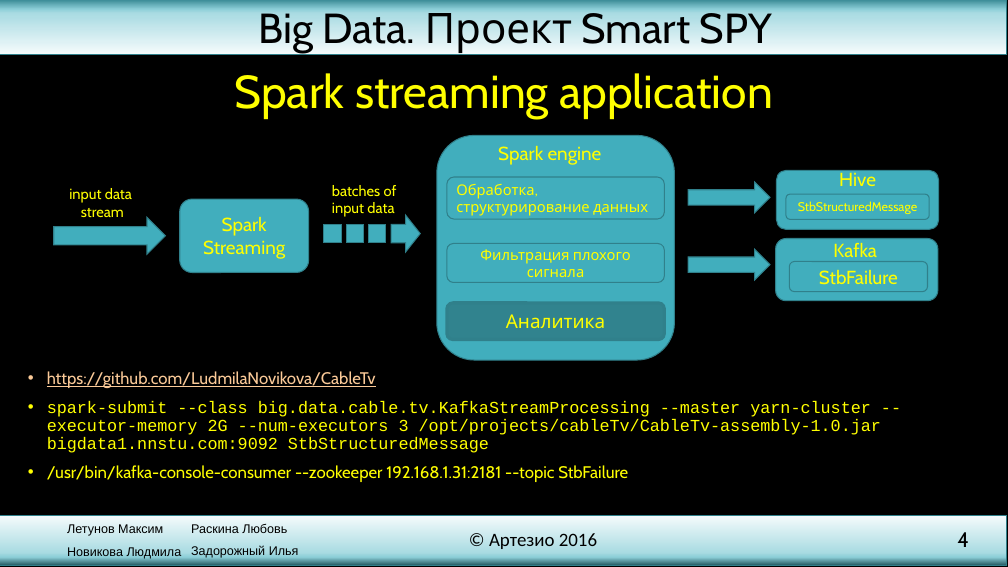
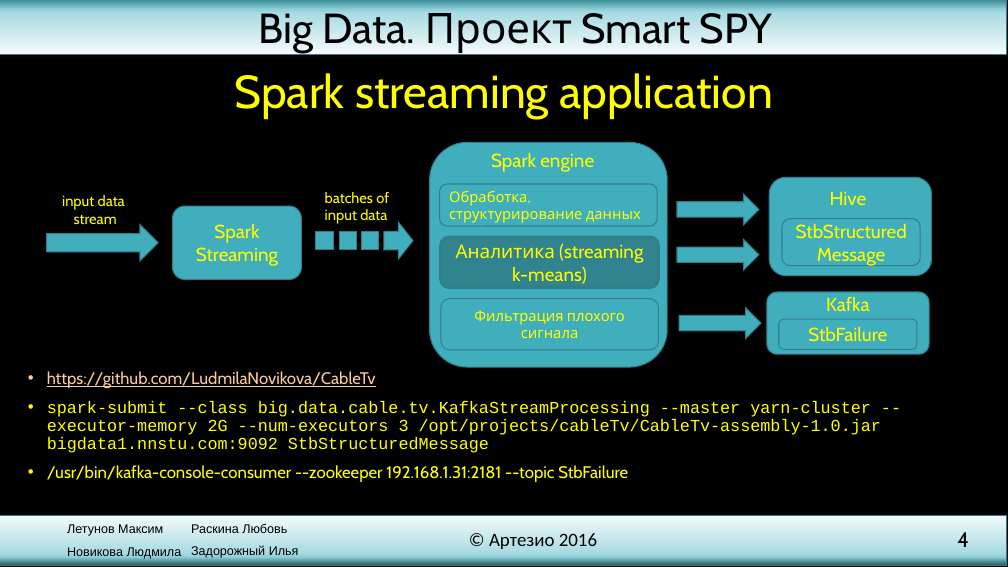
Before and after one commit to SmallDev/TestSmart, a slide deck: slide 4 of presentation.pptx. Drawn at 1008x567 pixels with LibreOffice and Linux fonts; fonts in the diff are those of the drawing; background and template pictures are left out. Boxes give left, top, right and bottom in pixels: in the first picture for what was removed or moved away, otherwise in the second. Text is boxed around its words. In the diff, an @@ line names an element or a change of style, - is before the commit and + after.

```diff
--- a/presentation.pptx
+++ b/presentation.pptx
@@ 3 texts, 2 rounded rectangles, 2 rectangles, 2 right arrows: place and size @@
-3 texts, 2 rounded rectangles, 2 rectangles, 2 right arrows at bbox=[54, 135, 675, 360]
+3 texts, 2 rounded rectangles, 2 rectangles, 2 right arrows at bbox=[47, 142, 667, 367]
@@ rounded rectangle: place and size @@
-rounded rectangle at bbox=[777, 170, 939, 229]
+rounded rectangle at bbox=[770, 178, 932, 276]
@@ rounded rectangle "Spark Streaming": place and size @@
-rounded rectangle "Spark Streaming" at bbox=[180, 199, 309, 272]
+rounded rectangle "Spark Streaming" at bbox=[172, 206, 301, 280]
@@ right arrow: place and size @@
-right arrow at bbox=[688, 182, 770, 212]
+right arrow at bbox=[678, 194, 759, 225]
@@ text "Hive": place and size @@
-text "Hive" at bbox=[839, 170, 876, 186]
+text "Hive" at bbox=[830, 191, 867, 205]
@@ rectangle: place and size @@
-rectangle at bbox=[369, 225, 386, 243]
+rectangle at bbox=[361, 231, 378, 250]
@@ rounded rectangle "Аналитика (streaming k-means)": place and size @@
-rounded rectangle "Аналитика (streaming k-means)" at bbox=[447, 303, 665, 340]
+rounded rectangle "Аналитика (streaming k-means)" at bbox=[441, 237, 659, 288]
@@ rounded rectangle "StbStructuredMessage": place and size @@
-rounded rectangle "StbStructuredMessage" at bbox=[786, 194, 930, 219]
+rounded rectangle "StbStructuredMessage" at bbox=[782, 219, 920, 265]
@@ rounded rectangle "StbStructuredMessage" at bbox=[782, 219, 920, 265]: size 12 to 18 pt @@
@@ text in rounded rectangle at bbox=[456, 244, 643, 284]: text changed @@
-Аналитика
+Аналитика (streaming k-means)
@@ right arrow: place and size @@
-right arrow at bbox=[688, 250, 770, 280]
+right arrow at bbox=[678, 240, 759, 270]
@@ rounded rectangle "Фильтрация плохого сигнала": place and size @@
-rounded rectangle "Фильтрация плохого сигнала" at bbox=[447, 243, 665, 283]
+rounded rectangle "Фильтрация плохого сигнала" at bbox=[441, 299, 659, 350]
@@ rounded rectangle: place and size @@
-rounded rectangle at bbox=[776, 239, 938, 301]
+rounded rectangle at bbox=[767, 292, 929, 354]
@@ text "Kafka" rewrapped from bbox=[833, 243, 877, 262] to bbox=[826, 297, 870, 311] @@
@@ right arrow added at bbox=[679, 308, 761, 338], fill #41AEBD, outline #30818C 1 pt @@
@@ rounded rectangle "StbFailure": place and size @@
-rounded rectangle "StbFailure" at bbox=[789, 262, 928, 292]
+rounded rectangle "StbFailure" at bbox=[779, 319, 917, 349]
```
Also in this commit, not shown: 3 other slides changed, 3 slides added.
